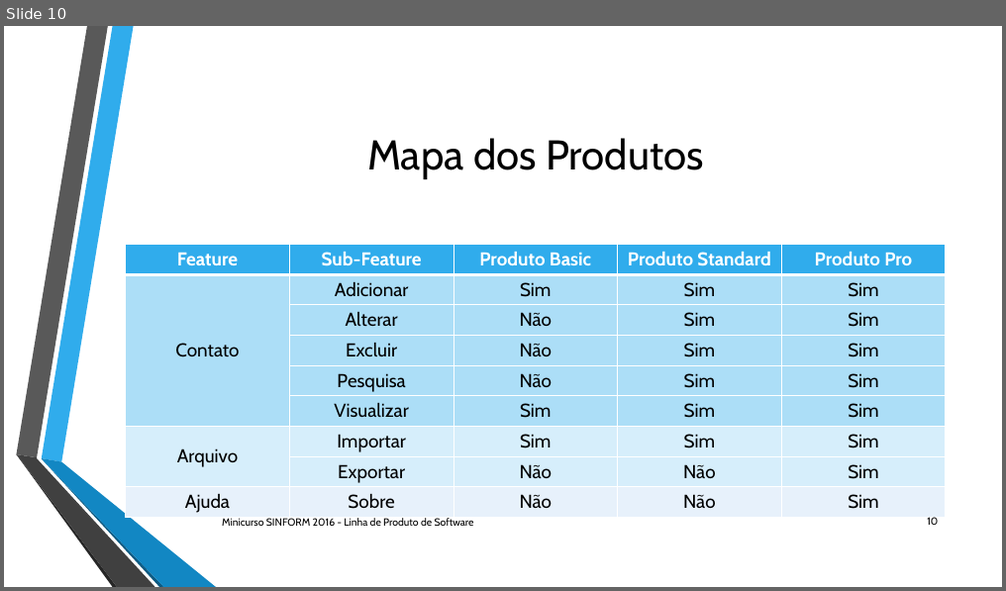
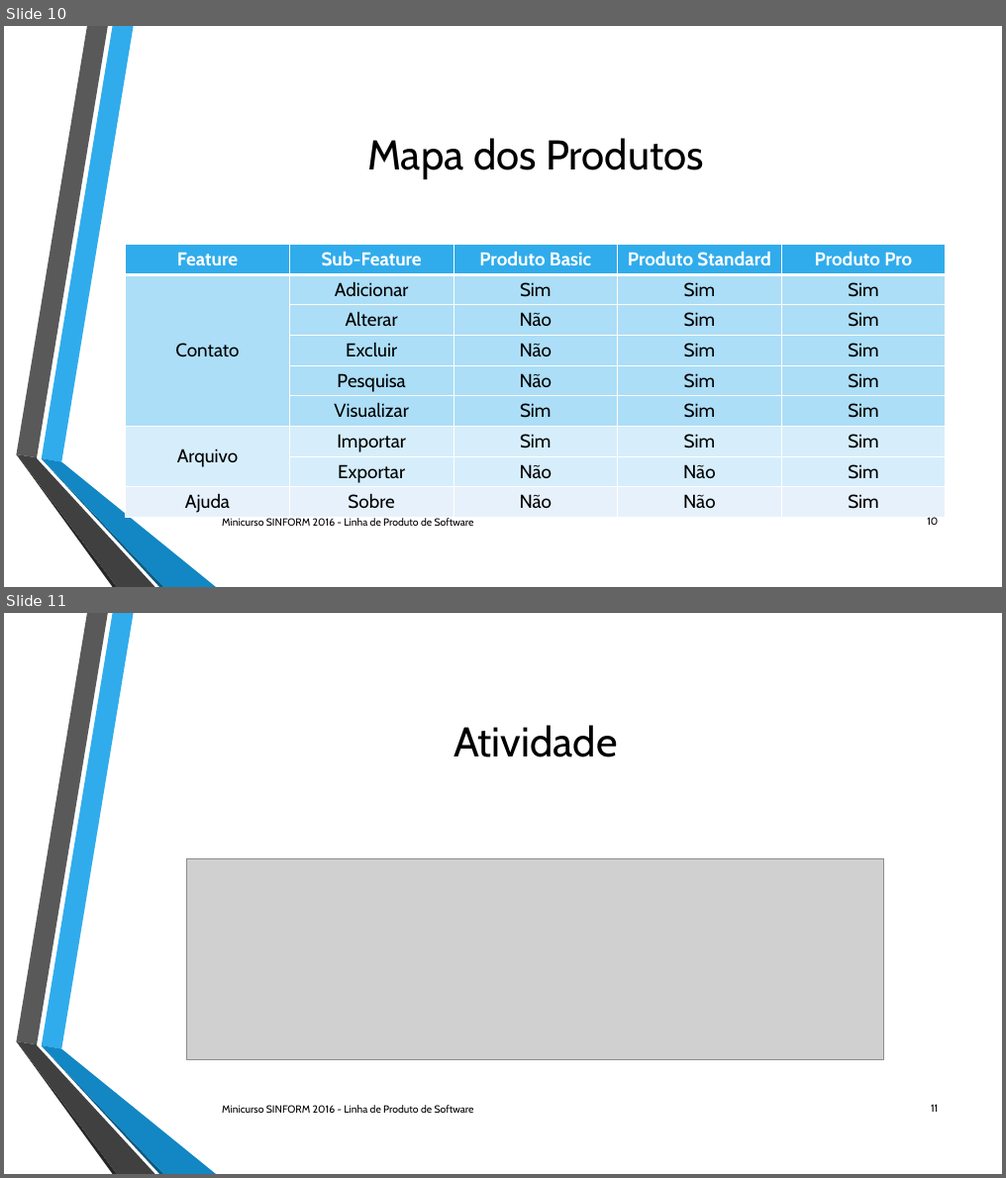
Before and after one commit to MPassos/Mini_Curso_SINFORM2016_LPS, a slide deck: Slide/Minicurso SINFORM 2016 LPS - Prática 3.pptx. Shown one above the other, each under a label of ours: slide 10 before the commit, slides 10 and 11 after it. The pictures are 1006x591 and 1006x1178 pixels, drawn with LibreOffice and Linux fonts; fonts in the diff are those of the drawing; grey boxes stand for pictures. Boxes give left, top, right and bottom in pixels: in the first picture for what was removed or moved away, otherwise in the second. Text is boxed around its words. In the diff, an @@ line names an element or a change of style, - is before the commit and + after.

```diff
--- a/Slide/Minicurso SINFORM 2016 LPS - Prática 3.pptx
+++ b/Slide/Minicurso SINFORM 2016 LPS - Prática 3.pptx
@@ slide 11 added at [4, 613, 1002, 1174], background #FFFFFF; not listed: 6 template elements that a slide beside it also shows @@
@@ title added at [453, 725, 618, 758], 40 pt, text #000000 @@
+Atividade
@@ picture added at [187, 859, 884, 1059] @@
@@ text added at [222, 1105, 474, 1113], 10 pt, text #000000 @@
+Minicurso SINFORM 2016 - Linha de Produto de Software
@@ page number added at [931, 1104, 938, 1112], 10 pt, text #000000 @@
+11
```
Also in this commit, not shown: 5 other files.
